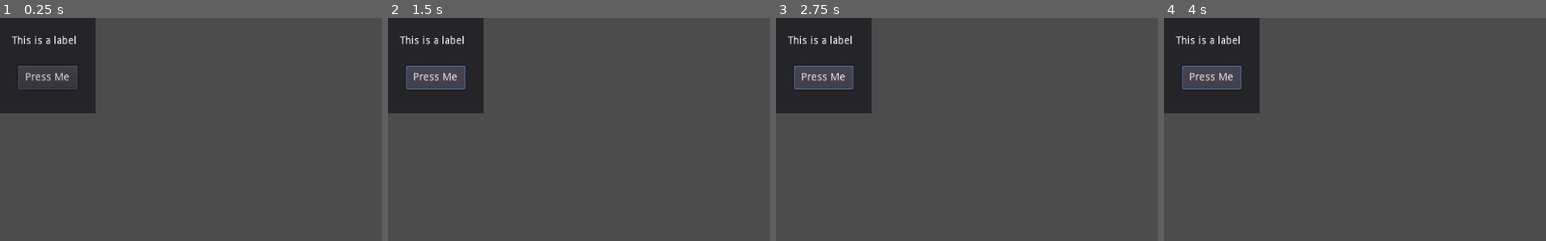
Above: before the commit, frames 1-4 (left to right).
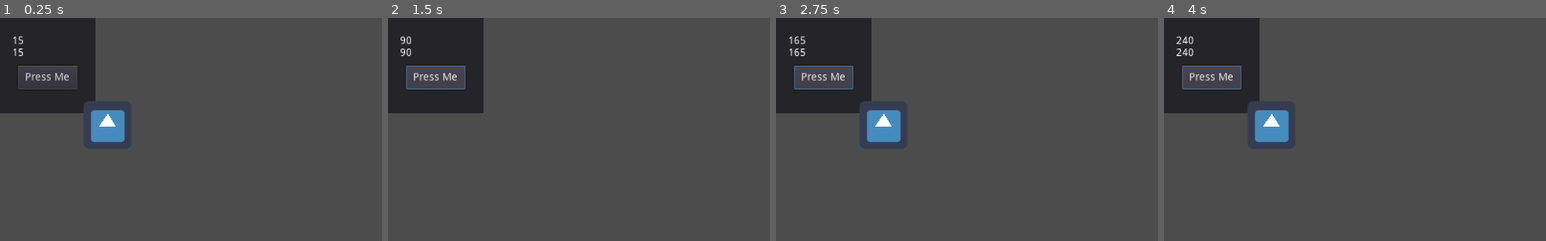
Above: after the commit, the same moments.

Repository: tomual/lets-learning
Game: Godot game, scene res://Hello.tscn
Same seed, same stepped clock (60 frames per second), same inputs: the game is played once before the commit and once after it. The engine's default icon, where the game draws it, is replaced by a stand-in: a white triangle on a blue panel in a dark square.
Inputs:
- Up to frame 1 (0.25 s): no input
- Up to frame 2 (1.5 s): click "Press Me" at 0.5 s; click "Press Me" at 1.25 s
- Up to frame 3 (2.75 s): click "Press Me" at 2 s
- Up to frame 4 (4 s): tap Enter at 2.75 s; tap Space at 3.5 s
The pictures show only the part of the screen within x 0-50%, y 0-50%; the shares and areas given below are measured in that part.

The runs differ from the first frame. In frame 1, 1.8% of the frame differs, in the area x 3-33%, y 7-56%; in frame 2, 0.4%; in frame 3, 1.9%; in frame 4, 1.9%.

Commit message:
Timer test

Diff:
--- a/godot/intro/Hello.gd
+++ b/godot/intro/Hello.gd
@@ -1,16 +1,23 @@
 extends Panel
 
+var accum = 0
+var accum2 = 0
 
-# Declare member variables here. Examples:
-# var a = 2
-# var b = "text"
+func _ready():
+	$Button.connect("pressed", self, "_on_Button_pressed")
 
 
-# Called when the node enters the scene tree for the first time.
-func _ready():
-	pass # Replace with function body.
+func _on_Button_pressed():
+	$Label.text = "Hello!"
+
+func _process(delta):
+	accum += 1
+	$Label.text = str(accum) # 'text' is a built-in label property.
+
+func _physics_process(delta):
+	accum2 += 1
+	$Label2.text = str(accum2) # 'text' is a built-in label property.
 
 
-# Called every frame. 'delta' is the elapsed time since the previous frame.
-#func _process(delta):
-#	pass
+func _on_Timer_timeout():
+	$Sprite.visible = !$Sprite.visible
--- a/godot/intro/Hello.tscn
+++ b/godot/intro/Hello.tscn
@@ -1,6 +1,7 @@
-[gd_scene load_steps=2 format=2]
+[gd_scene load_steps=3 format=2]
 
 [ext_resource path="res://Hello.gd" type="Script" id=1]
+[ext_resource path="res://icon.png" type="Texture" id=2]
 
 [node name="Panel" type="Panel"]
 margin_right = 128.0
@@ -16,6 +17,19 @@
 margin_right = 112.0
 margin_bottom = 46.0
 text = "This is a label"
+__meta__ = {
+"_edit_use_anchors_": false
+}
+
+[node name="Label2" type="Label" parent="."]
+margin_left = 16.0
+margin_top = 40.0
+margin_right = 112.0
+margin_bottom = 62.0
+text = "This is a label"
+__meta__ = {
+"_edit_use_anchors_": false
+}
 
 [node name="Button" type="Button" parent="."]
 margin_left = 24.0
@@ -26,3 +40,11 @@
 __meta__ = {
 "_edit_use_anchors_": false
 }
+
+[node name="Timer" type="Timer" parent="."]
+autostart = true
+
+[node name="Sprite" type="Sprite" parent="."]
+position = Vector2( 144, 144 )
+texture = ExtResource( 2 )
+[connection signal="timeout" from="Timer" to="." method="_on_Timer_timeout"]
